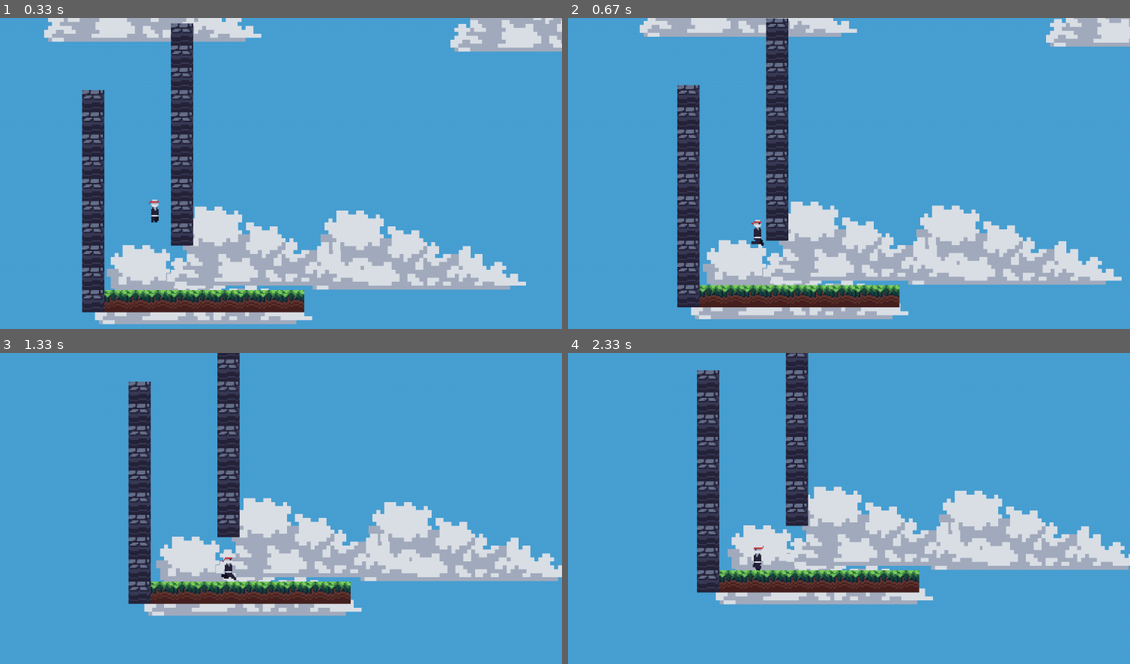
Above: before the commit, frames 1-4 (two rows, left to right).
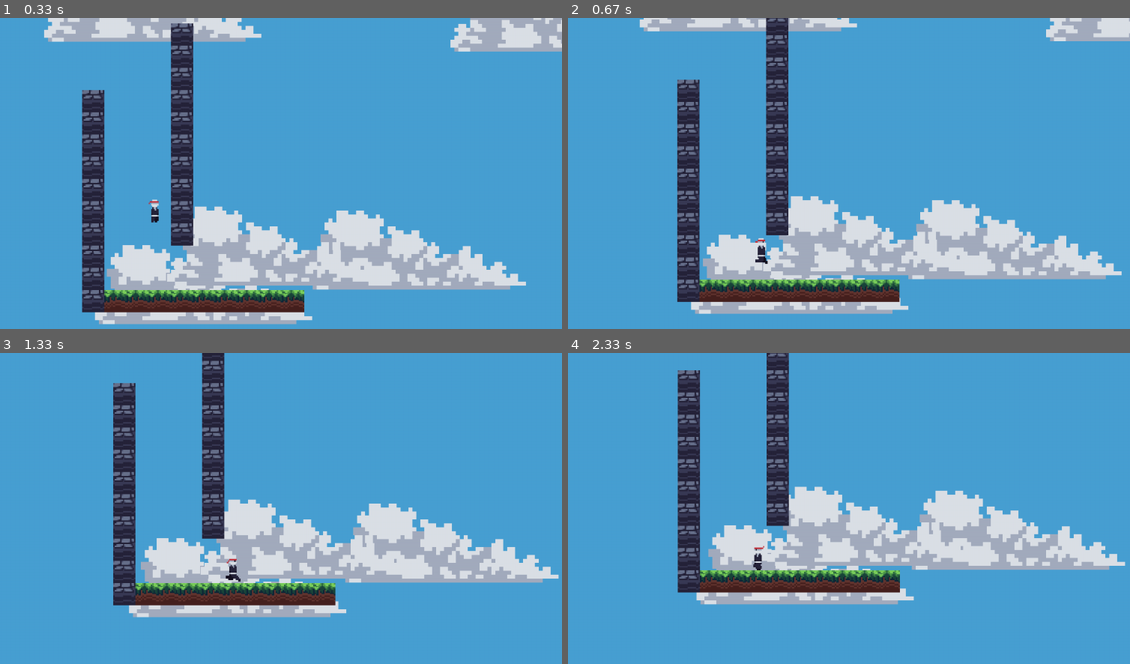
Above: after the commit, the same moments.

Repository: AymanOHM/project_gg
Game: pygame game, started from game.py
Two runs of this game, one before a commit and one after it. Both use one fixed random seed, a clock stepped at 60 frames per second and the inputs below.
Inputs:
- Up to frame 1 (0.33 s): no input
- Up to frame 2 (0.67 s): hold Right from 0.33 s (still down)
- Up to frame 3 (1.33 s): release Right at 0.8 s; hold Up 0.83-1.13 s; hold Right from 1.17 s (still down)
- Up to frame 4 (2.33 s): release Right at 1.63 s; hold Left 1.67-2.2 s; hold Left from 2.23 s (still down)

Frame 1 is identical in both runs. In frame 2, 14% of the frame differs, in the area x 12-100%, y 0-97%; in frame 3, 17%; in frame 4, 18%, in the area x 19-100%, y 0-81%.

Commit message:
Added more logically acceptable friction (effect is made on gravity then speed instead of mov_amount

Diff:
--- a/classes.py
+++ b/classes.py
@@ -133,8 +133,7 @@
                 self.pos[0] = entity_rect.x
 
         # Change vertical position
-        self.pos[1] += mov_amount[1] -  self.flags['friction'] * ( mov_amount[1] // 2 )
-        self.flags['friction'] = False
+        self.pos[1] += mov_amount[1]
 
         # Check Vertical collision
         entity_rect = self.rect()
@@ -165,7 +164,13 @@
 
                 self.pos[1] = entity_rect.y
 
-        self.speed[1] = min(5, self.speed[1] - self.gravity)
+        if self.speed[1] < 0 and self.flags['friction']:
+            gravity_effect =  self.gravity / 2
+        else:
+            gravity_effect = self.gravity
+
+        self.speed[1] = max(-10, self.speed[1] - gravity_effect )
+        self.flags['friction'] = False
 
 
     def jump(self):
